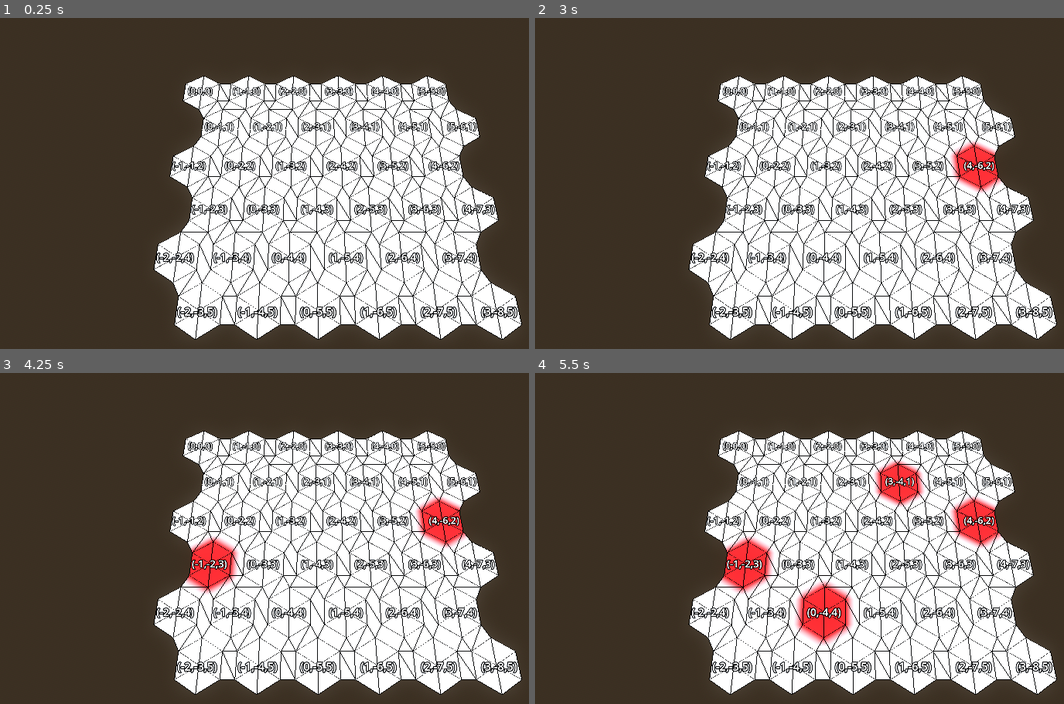
Above: before the commit, frames 1-4 (two rows, left to right).
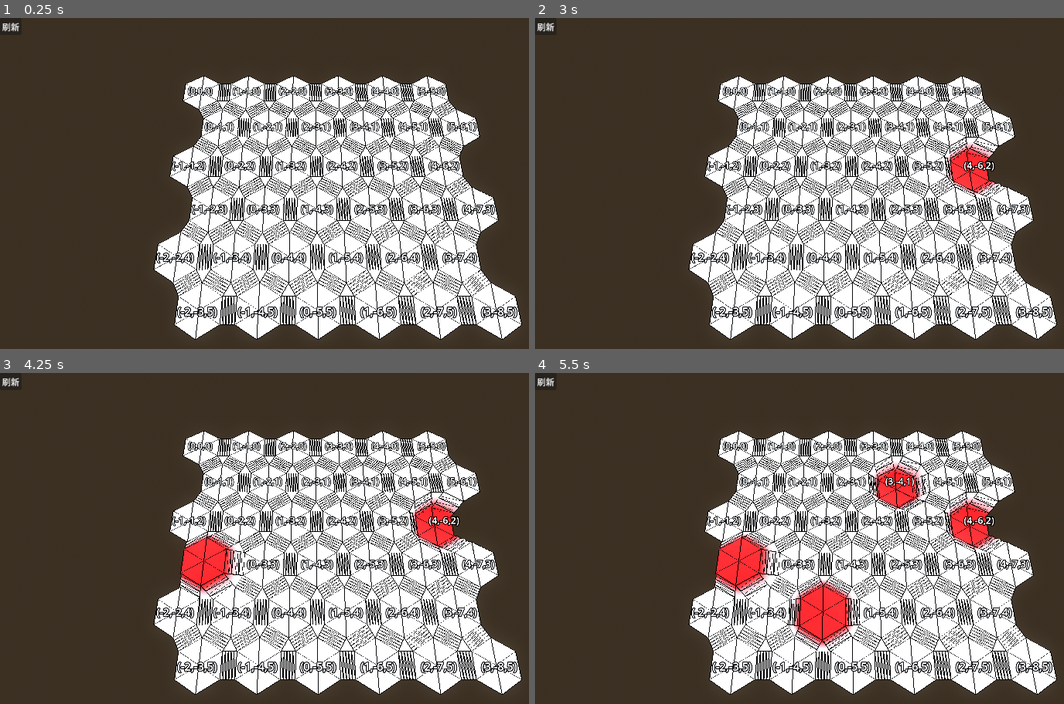
Above: after the commit, the same moments.

Repository: LiGameAcademy/godot_hex_map
Game: Godot game, scene res://scenes/main.tscn
Two runs of this game, one before a commit and one after it. Both use one fixed random seed, a clock stepped at 60 frames per second and the inputs below.
Inputs (mouse positions are in pixels of both pictures, inside the frame that each line leads up to):
- Up to frame 1 (0.25 s): no input
- Up to frame 2 (3 s): click (545, 27) at 0.5 s, where only the run after the commit has a clickable "刷新"; click (545, 27) at 1.25 s, where only the run after the commit has a clickable "刷新"; click (545, 27) at 2 s, where only the run after the commit has a clickable "刷新"; tap Enter at 2.75 s; move the mouse to (979, 173) at 2.77 s; tap Q at 2.85 s; click (979, 173) at 2.92 s
- Up to frame 3 (4.25 s): tap E at 3.05, 3.6 s; tap Space at 3.5 s; move the mouse to (185, 564) at 3.52 s; click (185, 564) at 3.67 s; tap Q at 3.8 s
- Up to frame 4 (5.5 s): tap Enter at 4.25 s; move the mouse to (905, 468) at 4.27 s; tap Q at 4.35, 5.3 s; click (905, 468) at 4.42 s; tap E at 4.55, 5.1 s; tap Space at 5 s; move the mouse to (815, 614) at 5.02 s; click (815, 614) at 5.17 s

The runs differ from the first frame. In frame 1, 4.5% of the frame differs, in the area x 0-93%, y 1-93%; in frame 2, 5.1%; in frame 3, 5.9%; in frame 4, 7.0%.

Commit message:
6-地形海拔：抬升与边沿阶梯

Diff:
--- a/scenes/main.tscn
+++ b/scenes/main.tscn
@@ -34,3 +34,13 @@
 script = ExtResource("2_0wfyh")
 hex_grid = NodePath("../HexGrid")
 metadata/_custom_type_script = "uid://dmgota36soris"
+
+[node name="UILayer" type="CanvasLayer" parent="." unique_id=207554144]
+layer = 128
+
+[node name="RefreshButton" type="Button" parent="UILayer" unique_id=701630130]
+offset_right = 8.0
+offset_bottom = 8.0
+text = "刷新"
+
+[connection signal="pressed" from="UILayer/RefreshButton" to="HexGrid" method="refresh"]
--- a/scripts/hex_cell.gd
+++ b/scripts/hex_cell.gd
@@ -14,6 +14,12 @@
 
 var neighbors: Array[HexCell] = [null, null, null, null, null, null]
 
+## 海拔高度
+var elevation : int = 0:
+	set(value):
+		elevation = value
+		var base_y := float(elevation) * HexMetrics.ELEVATION_STEP
+		position.y = base_y
 
 ## 获取邻居
 func get_neighbor(direction: HexDirection) -> HexCell:
--- a/scripts/hex_map_editor.gd
+++ b/scripts/hex_map_editor.gd
@@ -9,6 +9,8 @@
 	Color.BLUE
 ]
 var active_color: Color = colors[0] # 默认画笔红色
+## 当前海拔等级
+var active_elevation: int = 0
 
 func _unhandled_input(event: InputEvent) -> void:
 	if not is_instance_valid(hex_grid):
@@ -24,6 +26,8 @@
 			KEY_1: active_color = colors[0]
 			KEY_2: active_color = colors[1]
 			KEY_3: active_color = colors[2]
+			KEY_Q: active_elevation -= 1
+			KEY_E: active_elevation += 1
 
 func _handle_click(mouse_pos: Vector2) -> void:
 	var camera := get_viewport().get_camera_3d()
@@ -37,6 +41,7 @@
 		if is_instance_valid(cell):
 			# 染色
 			cell.color = active_color
+			cell.elevation = active_elevation
 			hex_grid.refresh()
 		else:
 			push_error("HexMapEditor: cell is not valid!")
--- a/scripts/hex_mesh.gd
+++ b/scripts/hex_mesh.gd
@@ -13,6 +13,7 @@
 
 ## 网格三角剖分
 func triangulate(cells: Array[HexCell]) -> void:
+	_wireframe_vertices.clear()
 	_surface_tool.clear()
 	_surface_tool.begin(Mesh.PRIMITIVE_TRIANGLES)
 	for cell in cells:
@@ -45,27 +46,39 @@
 	if neighbor == null:
 		#neighbor = cell
 		return
-	#var center := cell.position
-	#var pre_dir := cell.previous_direction(dir_index)
-	#var prev_neighbor := cell.get_neighbor(pre_dir)
-	#if not is_instance_valid(prev_neighbor):
-		#prev_neighbor = cell
-	#var next_neighbor := cell.get_next_neighbor(dir_index as HexCell.HexDirection)
-	#if not is_instance_valid(next_neighbor):
-		#next_neighbor = cell
 	var bridge := HexMetrics.get_bridge(dir_index)
 	var v3 := v1 + bridge
 	var v4 := v2 + bridge
-	#var color1 := (prev_neighbor.color + cell.color + neighbor.color) / 3
-	#var color2 := (neighbor.color + cell.color + next_neighbor.color) / 3
-	#var bridge_color := (cell.color + neighbor.color) * 0.5
+	v3.y = neighbor.position.y ; v4.y = v3.y
 
-	# var bridge_color := (cell.color + neighbor.color) * 0.5
-	_add_quad([v1, v2, v3, v4], [cell.color, cell.color, neighbor.color, neighbor.color])
+	#_add_quad([v1, v2, v3, v4], [cell.color, cell.color, neighbor.color, neighbor.color])
+	_triangulate_edge_terraces([v1, v2, v3, v4], cell, neighbor)
+
 	var next_dir := cell.next_direction(dir_index)
 	var next_neighbor = cell.get_neighbor(next_dir)
 	if is_instance_valid(next_neighbor) and dir_index < HexCell.HexDirection.SE:
-		_add_triangle([v2, v4, v2 + HexMetrics.get_bridge(next_dir)], [cell.color, neighbor.color, next_neighbor.color])
+		var v5 := v2 + HexMetrics.get_bridge(next_dir)
+		v5.y = next_neighbor.position.y
+		_add_triangle([v2, v4, v5], [cell.color, neighbor.color, next_neighbor.color])
+
+func _triangulate_edge_terraces(vertices: PackedVector3Array, begin_cell: HexCell, end_cell: HexCell) -> void:
+	var begin_color := begin_cell.color
+	var end_color := end_cell.color
+
+	var v3 := HexMetrics.terrace_lerp(vertices[0], vertices[2], 1)
+	var v4 := HexMetrics.terrace_lerp(vertices[1], vertices[3], 1)
+	var c2 := HexMetrics.terrace_lerp_color(begin_color, end_color, 1)
+
+	_add_quad([vertices[0], vertices[1], v3, v4], [begin_color, begin_color, c2, c2])
+	for i in range(2, HexMetrics.TERRACE_STEPS):
+		var v1 = v3
+		var v2 = v4
+		var c1 = c2
+		v3 = HexMetrics.terrace_lerp(vertices[0], vertices[2], i)
+		v4 = HexMetrics.terrace_lerp(vertices[1], vertices[3], i)
+		c2 = HexMetrics.terrace_lerp_color(begin_cell.color, end_cell.color, i)
+		_add_quad([v1, v2, v3, v4], [c1, c1, c2, c2])
+	_add_quad([v3, v4, vertices[2], vertices[3]], [c2, c2, end_color, end_color])
 
 func _add_triangle(vertices: PackedVector3Array, colors: PackedColorArray) -> void:
 	for i in range(3):
--- a/scripts/hex_metrics.gd
+++ b/scripts/hex_metrics.gd
@@ -18,6 +18,17 @@
 const SOLID_FACTOR := 0.75
 const BLEND_FACTOR := 1.0 - SOLID_FACTOR
 
+## 每个单位高度对应的高度偏移量
+const ELEVATION_STEP := 5.0
+## 每个斜坡段包含的 Terrace 数量
+const TERRACES_PER_SLOPE := 2
+## 每个斜坡段包含的 Terrace 总数
+const TERRACE_STEPS := TERRACES_PER_SLOPE * 2 + 1
+## 水平方向上每个 Terrace 的步长
+const HORIZONTAL_TERRACE_STEP_SIZE := 1.0 / TERRACE_STEPS
+## 垂直方向上每个 Terrace 的步长
+const VERTICAL_TERRACE_STEP_SIZE := 1.0 / float(TERRACES_PER_SLOPE + 1)
+
 ## 获取第一个混合角点的坐标
 static func get_first_corner(index: int) -> Vector3:
 	return CORNERS[index]
@@ -35,3 +46,23 @@
 ## 获取“从内角点走到边界中点”的偏移向量，用于构建边界桥梁
 static func get_bridge(index: int) -> Vector3:
 	return (CORNERS[index] + CORNERS[index + 1]) * BLEND_FACTOR
+
+## 获取台阶插值
+static func get_terrace_interpolation(a: float, b: float, step: float) -> float:
+	return a + step * (b - a)
+
+## 台阶插值：水平每步都移动，垂直仅在奇数步变化，形成”平台+陡坡”的阶梯
+static func terrace_lerp(a: Vector3, b: Vector3, step: int) -> Vector3:
+	var h := step * HORIZONTAL_TERRACE_STEP_SIZE
+	var v_step: int = (step + 1) >> 1  # 1→1, 2→1, 3→2, 4→2，Y 只在奇数 step 变
+	var v := float(v_step) * VERTICAL_TERRACE_STEP_SIZE
+
+	return Vector3(
+		a.x + (b.x - a.x) * h,
+		a.y + (b.y - a.y) * v,
+		a.z + (b.z - a.z) * h
+	)
+
+static func terrace_lerp_color(a: Color, b: Color, step: int) -> Color:
+	var h := step * HORIZONTAL_TERRACE_STEP_SIZE
+	return a.lerp(b, h)
